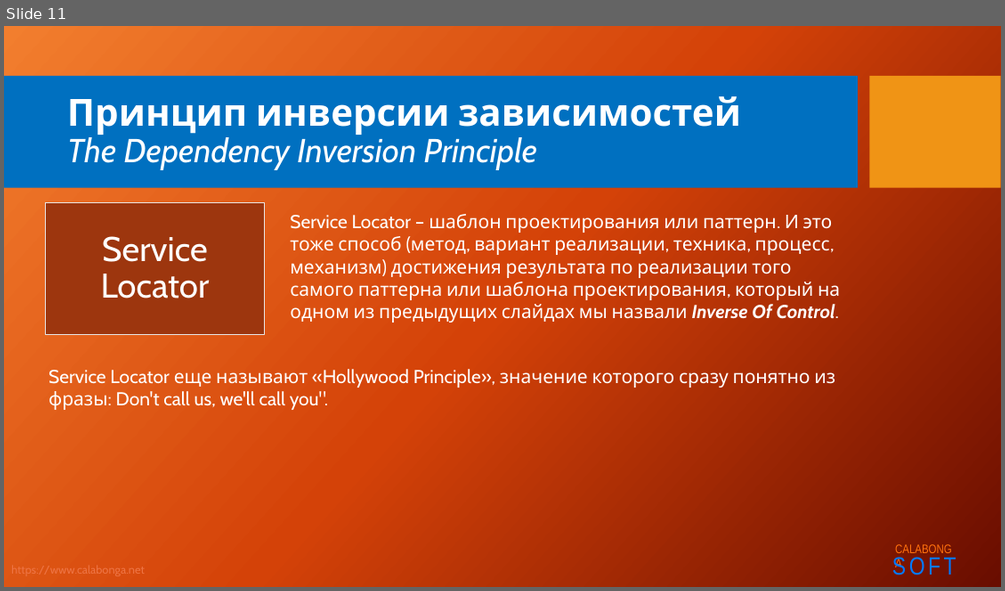
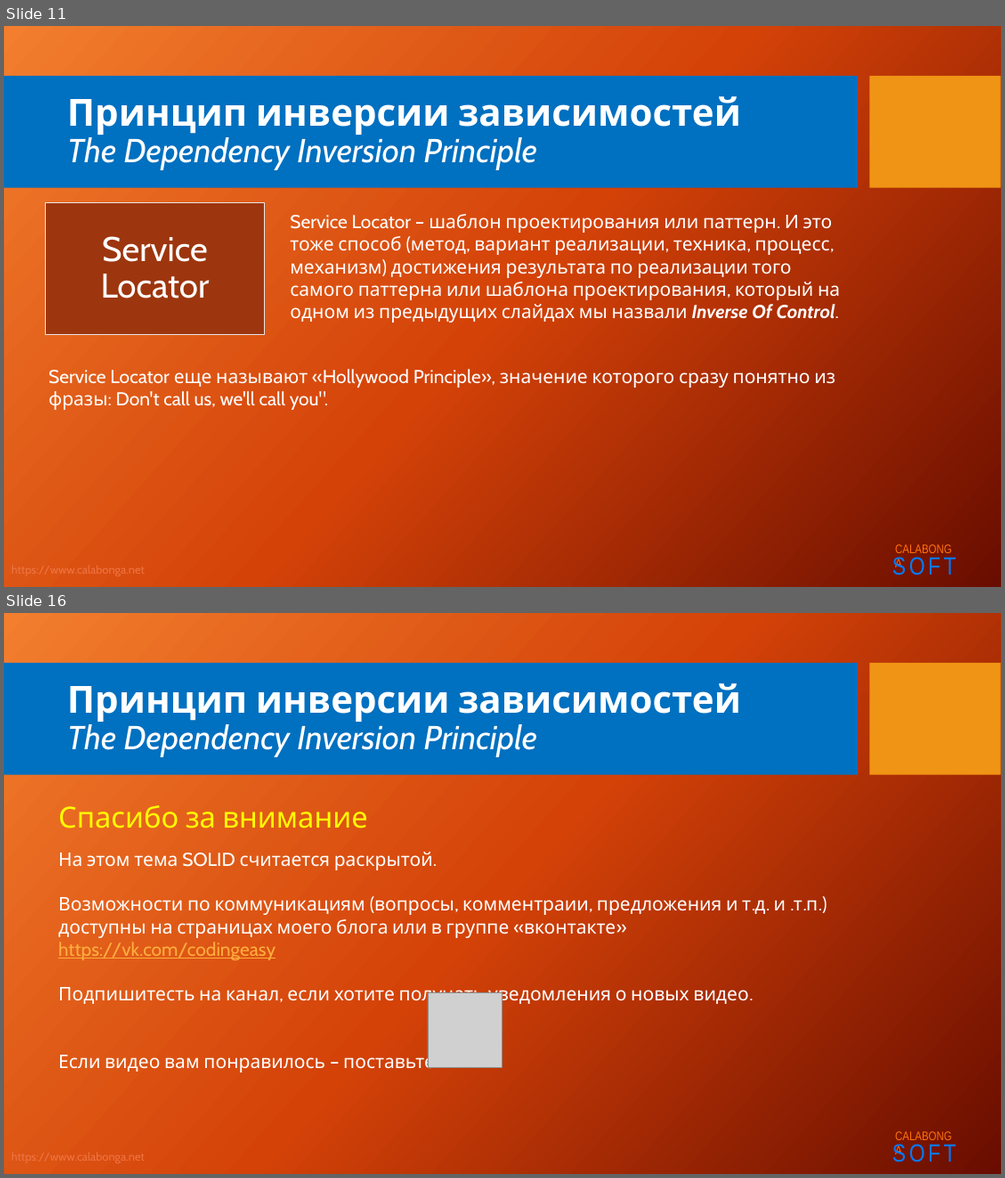
Before and after one commit to Calabonga/SOLID, a slide deck: Powerpoint/5.SOLID_D.pptx. Shown one above the other, each under a label of ours: slide 11 before the commit, slides 11 and 16 after it; the slides between them are not shown. The pictures are 1005x591 and 1005x1178 pixels, drawn with LibreOffice and Linux fonts; fonts in the diff are those of the drawing; grey boxes stand for pictures; background and template pictures are left out. Boxes give left, top, right and bottom in pixels: in the first picture for what was removed or moved away, otherwise in the second. Text is boxed around its words. In the diff, an @@ line names an element or a change of style, - is before the commit and + after.

```diff
--- a/Powerpoint/5.SOLID_D.pptx
+++ b/Powerpoint/5.SOLID_D.pptx
@@ slide 16 added at box(4, 613, 1001, 1174), background picture (left out); not listed: 5 template elements that a slide beside it also shows @@
@@ title added at box(67, 683, 741, 757), 32 pt, text #FFFFFF, italic @@
+Принцип инверсии зависимостей
+The Dependency Inversion Principle
@@ text added at box(58, 805, 367, 828), 28 pt, text #FFFF00 @@
+Спасибо за внимание
@@ text added at box(58, 852, 817, 1069), 18 pt, text #FFFFFF @@
+На этом тема SOLID считается раскрытой.
+Возможности по коммуникациям (вопросы, комментраии, предложения и т.д. и .т.п.) доступны на страницах моего блога или в группе «вконтакте» https://vk.com/codingeasy
+Подпишитесть на канал, если хотите получать уведомления о новых видео.
+Если видео вам понравилось – поставьте
@@ picture added at box(428, 992, 502, 1067) @@
```
Also in this commit, not shown: 2 slides changed, 4 other slides added, 9 other files.
